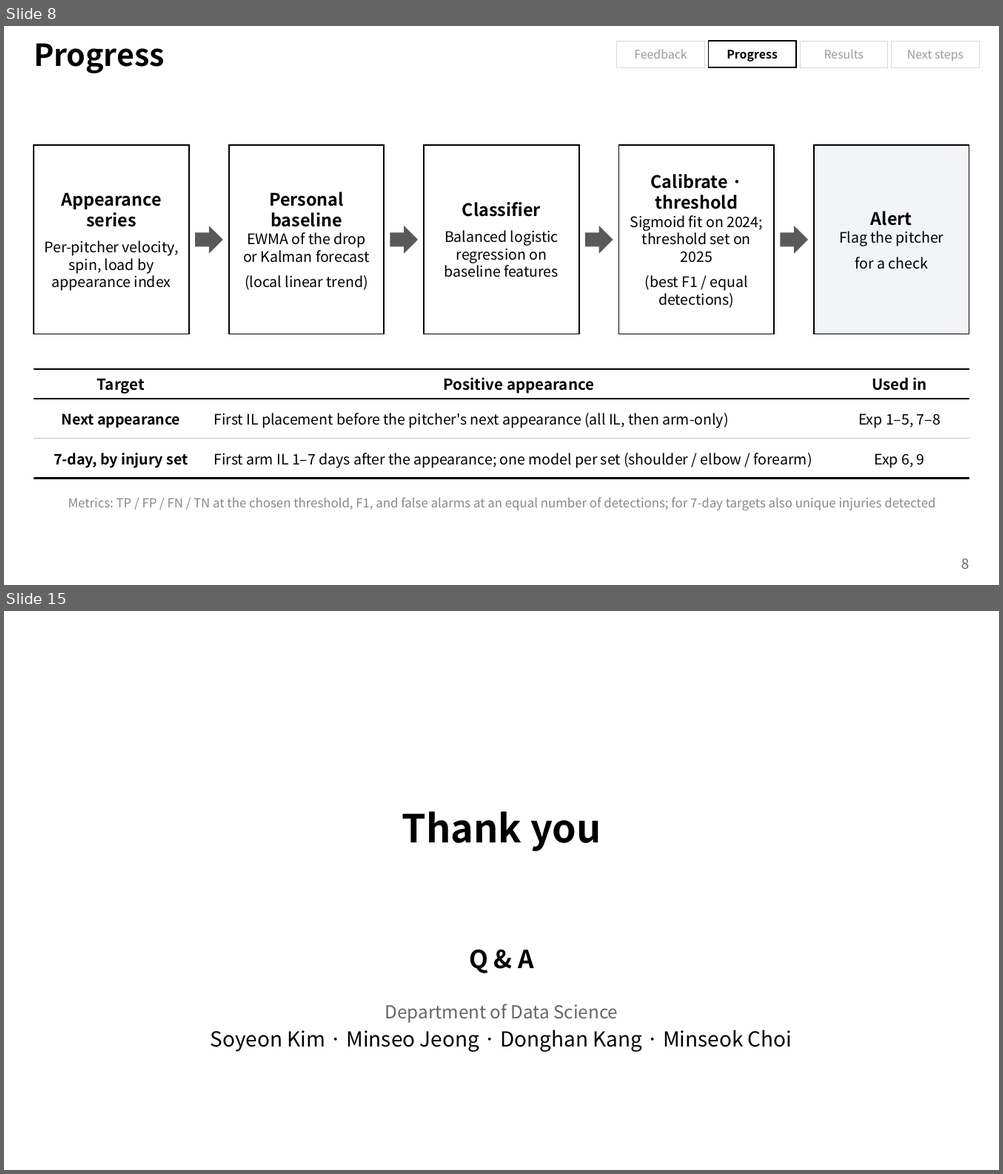
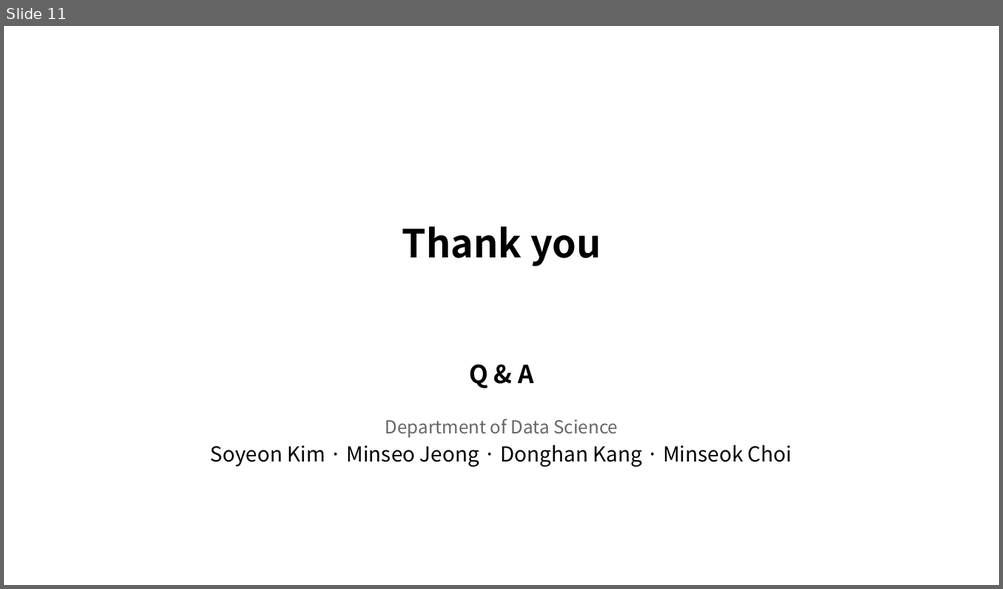
Before and after one commit to chirisjmmm/timeseries, a slide deck: presentation/Pitcher_Injury_Early_Warning_Midterm_EN.pptx. Shown one above the other, each under a label of ours: slides 8 and 15 before the commit, slide 11 after it; the slides between them are not shown. The pictures are 1003x1174 and 1003x589 pixels, drawn with LibreOffice and Linux fonts; fonts in the diff are those of the drawing; background and template pictures are left out. Boxes give left, top, right and bottom in pixels: in the first picture for what was removed or moved away, otherwise in the second. Text is boxed around its words. In the diff, an @@ line names an element or a change of style, - is before the commit and + after.

```diff
--- a/presentation/Pitcher_Injury_Early_Warning_Midterm_EN.pptx
+++ b/presentation/Pitcher_Injury_Early_Warning_Midterm_EN.pptx
@@ slide 8 removed at box(4, 26, 999, 585), background #FFFFFF @@
@@ title removed at box(34, 43, 165, 73) @@
-Progress
@@ rectangle removed at box(617, 41, 704, 67) @@
-Feedback
@@ rectangle removed at box(708, 41, 796, 67) @@
-Progress
@@ rectangle removed at box(800, 41, 887, 67) @@
-Results
@@ rectangle removed at box(891, 41, 979, 67) @@
-Next steps
@@ text removed at box(34, 82, 710, 116) @@
-Initial modeling: from a personal baseline to an alert
@@ rectangle removed at box(34, 145, 189, 335) @@
-Appearance series
-Per-pitcher velocity, spin, load by appearance index
@@ rectangle removed at box(229, 145, 384, 335) @@
-Personal baseline
-EWMA of the drop
-or Kalman forecast
-(local linear trend)
@@ rectangle removed at box(424, 145, 579, 335) @@
-Classifier
-Balanced logistic regression on baseline features
@@ rectangle removed at box(619, 145, 774, 335) @@
-Calibrate · threshold
-Sigmoid fit on 2024;
-threshold set on 2025
-(best F1 / equal detections)
@@ rectangle removed at box(814, 145, 969, 335) @@
-Alert
-Flag the pitcher
-for a check
@@ right arrow removed at box(195, 226, 223, 254) @@
@@ right arrow removed at box(390, 226, 418, 254) @@
@@ right arrow removed at box(585, 226, 613, 254) @@
@@ right arrow removed at box(780, 226, 808, 254) @@
@@ table removed at box(34, 369, 969, 479), 3 rows, 3 columns @@
-Target | Positive appearance | Used in
-Next appearance | First IL placement before the pitcher's next appearance (all IL, then arm-only) | Exp 1–5, 7–8
-7-day, by injury set | First arm IL 1–7 days after the appearance; one model per set (shoulder / elbow / forearm) | Exp 6, 9
@@ text removed at box(68, 497, 935, 511) @@
-Metrics: TP / FP / FN / TN at the chosen threshold, F1, and false alarms at an equal number of detections; for 7-day targets also unique injuries detected
@@ page number removed at box(962, 559, 969, 569) @@
-8
@@ what was slide 15 is now slide 11 @@
```
Also in this commit, not shown: 7 slides changed, 1 slide added, 4 other slides removed, 2 other files.
